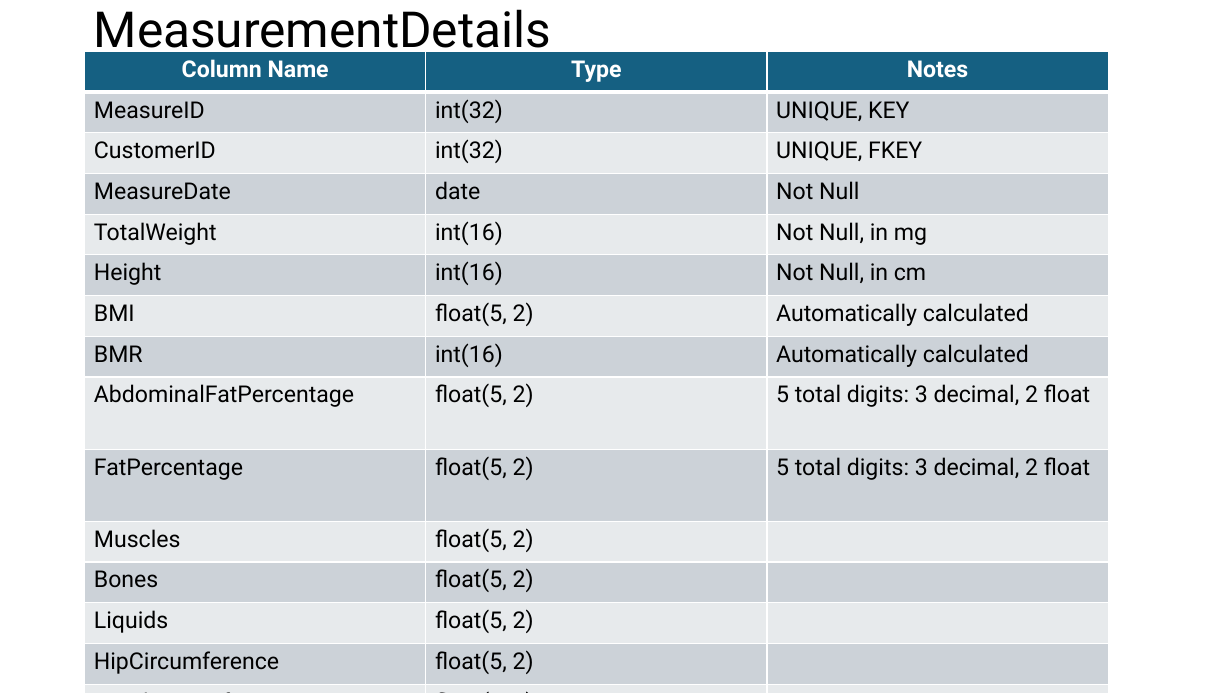
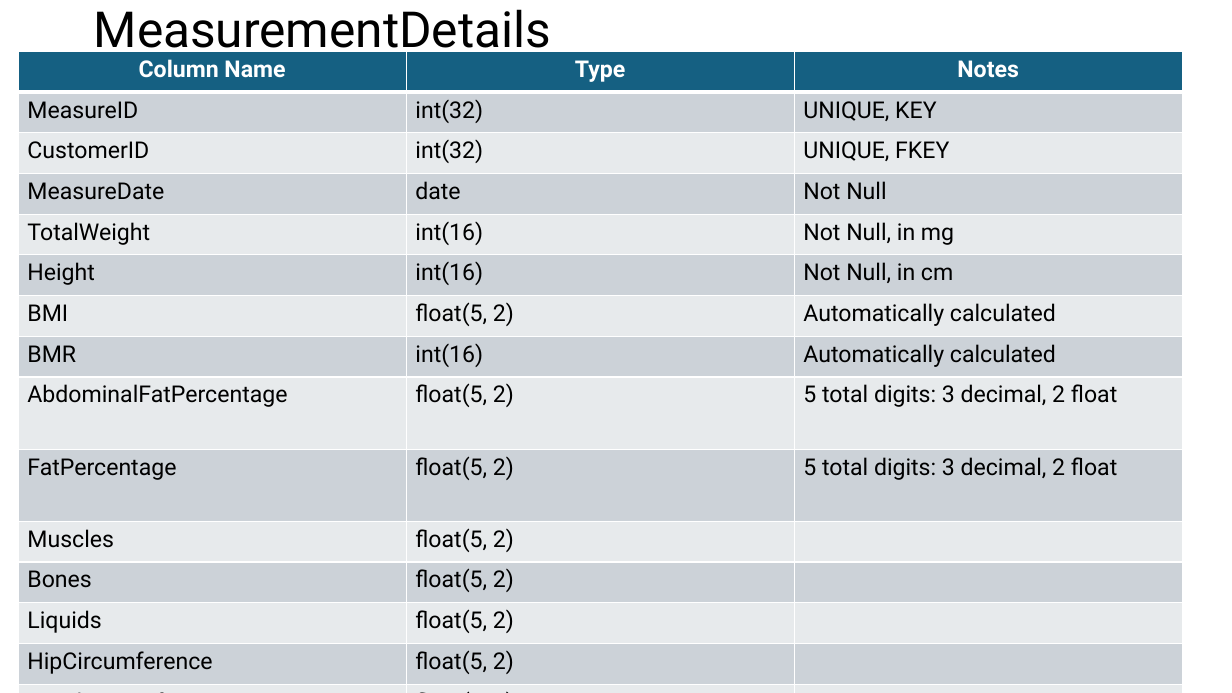
Before and after one commit to ShAntwan/Relive, a slide deck: slide 5 of ProjectDocumentaion/TableDesigns.pptx. Drawn at 1232x693 pixels with LibreOffice and Linux fonts; fonts in the diff are those of the drawing. Boxes give left, top, right and bottom in pixels: in the first picture for what was removed or moved away, otherwise in the second. Text is boxed around its words. In the diff, an @@ line names an element or a change of style, - is before the commit and + after.

```diff
--- a/ProjectDocumentaion/TableDesigns.pptx
+++ b/ProjectDocumentaion/TableDesigns.pptx
@@ table: place and size @@
-table at (85,52,1108,693)
+table at (18,52,1183,693)
```
Also in this commit, not shown: 1 other slide changed, 21 other files.
